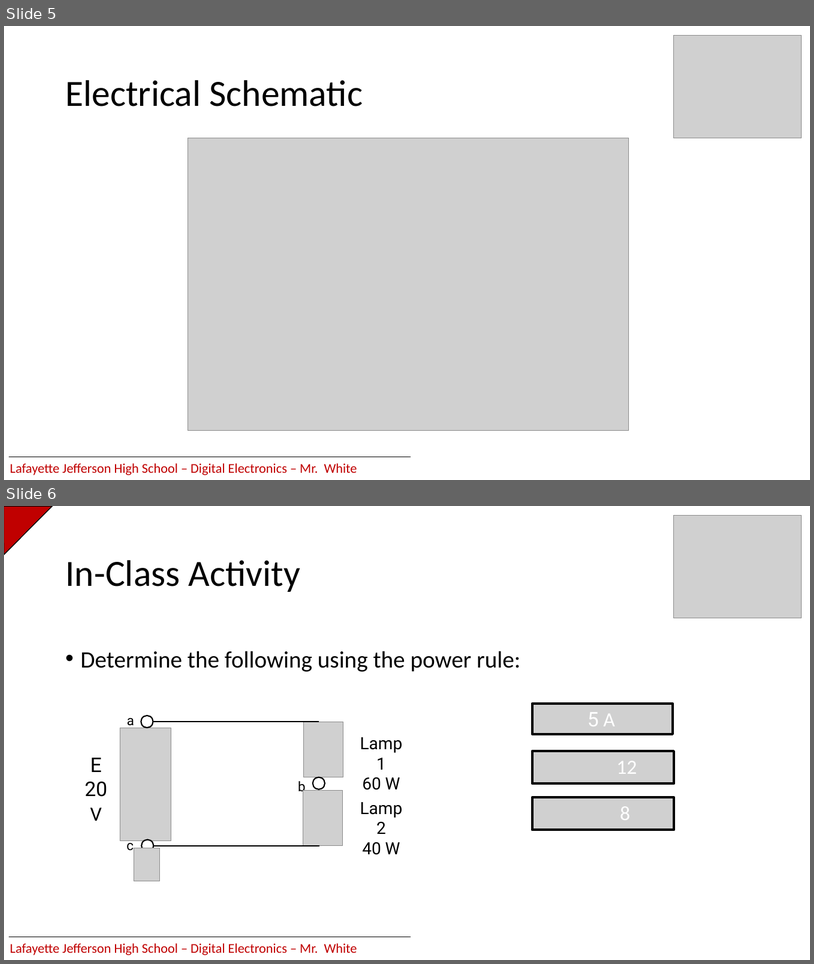
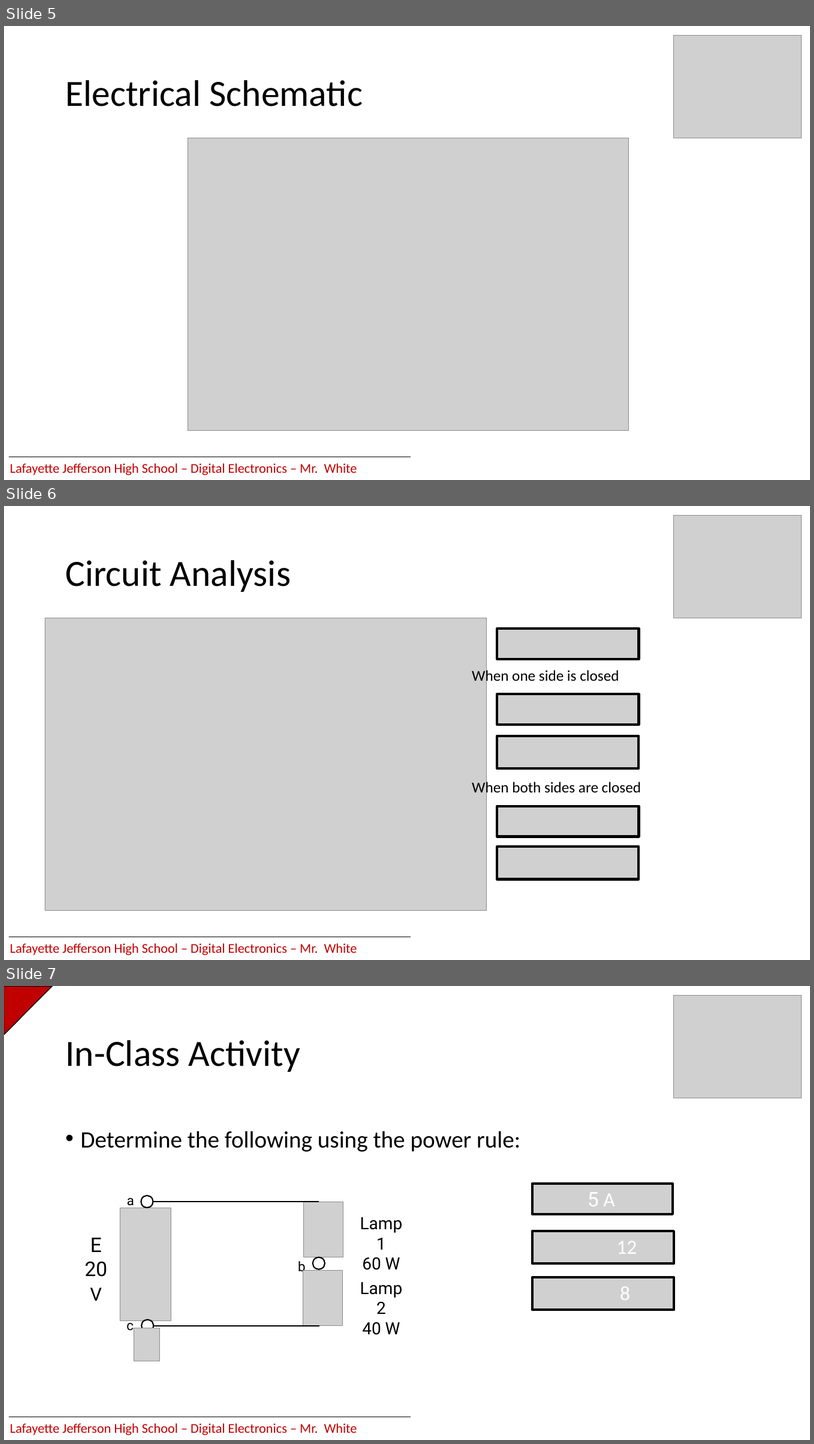
Before and after one commit to joshrwhite/JHS-Autonomous-Vehicle, a slide deck: 00-TeachingMaterials/00-WireControlledCar.pptx. Shown one above the other, each under a label of ours: slides 5 and 6 before the commit, slides 5, 6 and 7 after it. The pictures are 814x964 and 814x1444 pixels, drawn with LibreOffice and Linux fonts; fonts in the diff are those of the drawing; grey boxes stand for pictures. Boxes give left, top, right and bottom in pixels: in the first picture for what was removed or moved away, otherwise in the second. Text is boxed around its words. In the diff, an @@ line names an element or a change of style, - is before the commit and + after.

```diff
--- a/00-TeachingMaterials/00-WireControlledCar.pptx
+++ b/00-TeachingMaterials/00-WireControlledCar.pptx
@@ slide 6 added at (4,506,810,960), background #FFFFFF @@
@@ picture added at (674,515,802,618) @@
@@ title added at (65,560,291,592), 44 pt, text #000000 @@
+Circuit Analysis
@@ picture added at (45,618,487,910) @@
@@ picture added at (498,628,639,658) @@
@@ text added at (472,669,619,685), 18 pt, text #000000 @@
+When one side is closed
@@ picture added at (498,694,639,724) @@
@@ picture added at (498,736,639,769) @@
@@ text added at (472,780,641,796), 18 pt, text #000000 @@
+When both sides are closed
@@ picture added at (498,806,639,837) @@
@@ picture added at (498,847,639,879) @@
@@ line added from (8, 937) to (411, 937), #000000 1 pt @@
@@ text added at (10,943,357,955), 16 pt, text #C00000 @@
+Lafayette Jefferson High School – Digital Electronics – Mr. White
@@ what was slide 6 is now slide 7 @@
```
